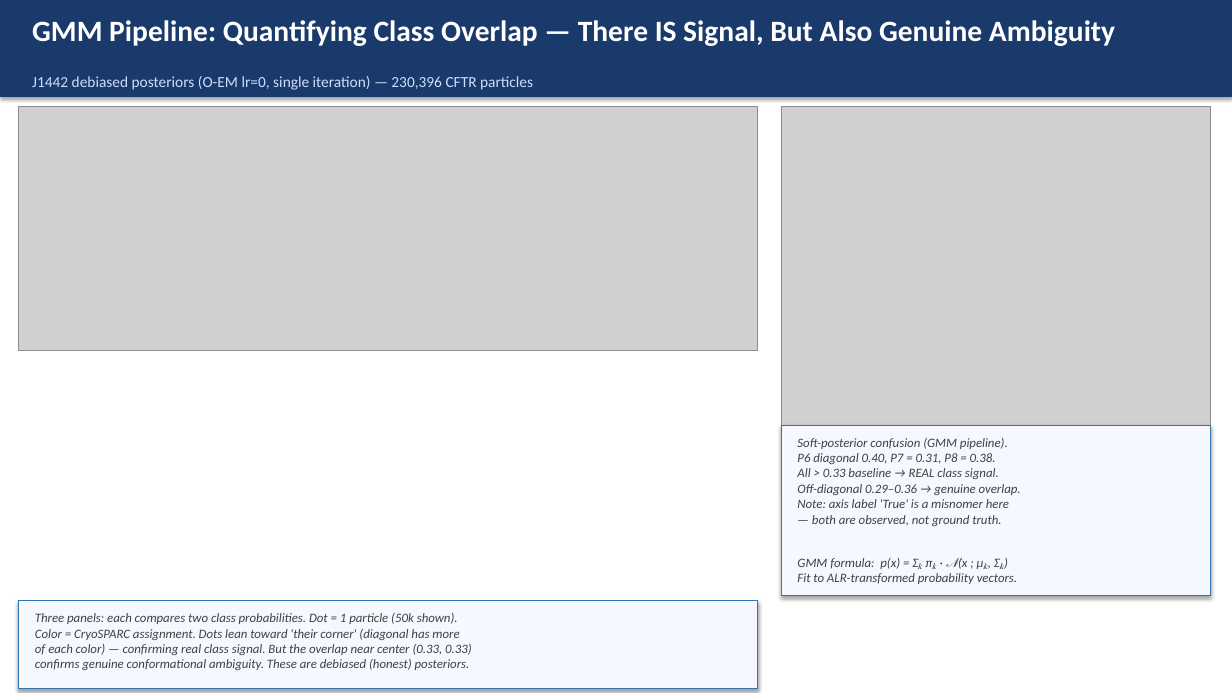
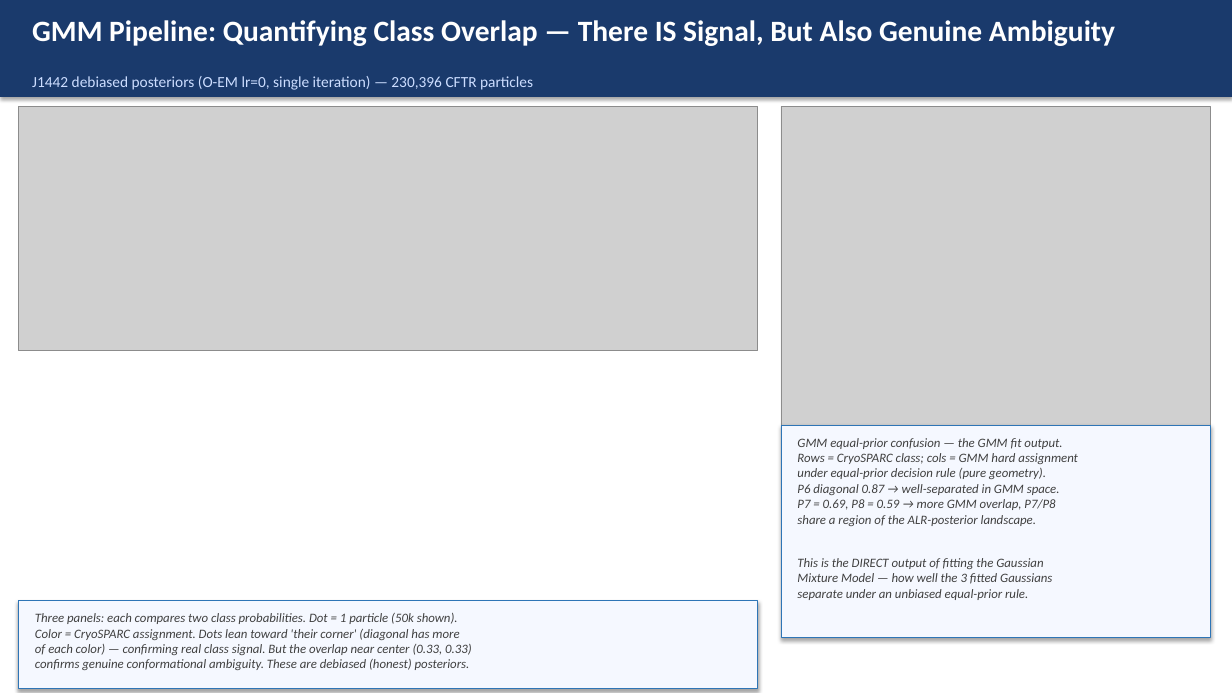
Before and after one commit to minouemmad/cryoem-classification, a slide deck: slide 7 of docs/CFTR_cryoDRGN_presentation.pptx. Drawn at 1232x693 pixels with LibreOffice and Linux fonts; fonts in the diff are those of the drawing; grey boxes stand for pictures. Boxes give left, top, right and bottom in pixels: in the first picture for what was removed or moved away, otherwise in the second. Text is boxed around its words. In the diff, an @@ line names an element or a change of style, - is before the commit and + after.

Commit message:
Slide 7: swap to GMM equal-prior confusion matrix (direct GMM output, unbiased)

```diff
--- a/docs/CFTR_cryoDRGN_presentation.pptx
+++ b/docs/CFTR_cryoDRGN_presentation.pptx
@@ rectangle: place and size @@
-rectangle at (781, 425, 1211, 596)
+rectangle at (781, 425, 1211, 638)
@@ text at (797, 438, 1078, 600): text changed @@
-Soft-posterior confusion (GMM pipeline).
-P6 diagonal 0.40, P7 = 0.31, P8 = 0.38.
-All > 0.33 baseline → REAL class signal.
-Off-diagonal 0.29–0.36 → genuine overlap.
-Note: axis label 'True' is a misnomer here
-— both are observed, not ground truth.
-GMM formula: p(x) = Σₖ πₖ · 𝒩(x ; μₖ, Σₖ)
-Fit to ALR-transformed probability vectors.
+GMM equal-prior confusion — the GMM fit output.
+Rows = CryoSPARC class; cols = GMM hard assignment
+under equal-prior decision rule (pure geometry).
+P6 diagonal 0.87 → well-separated in GMM space.
+P7 = 0.69, P8 = 0.59 → more GMM overlap, P7/P8
+share a region of the ALR-posterior landscape.
+This is the DIRECT output of fitting the Gaussian
+Mixture Model — how well the 3 fitted Gaussians
+separate under an unbiased equal-prior rule.
```
Also in this commit, not shown: 1 other file.
